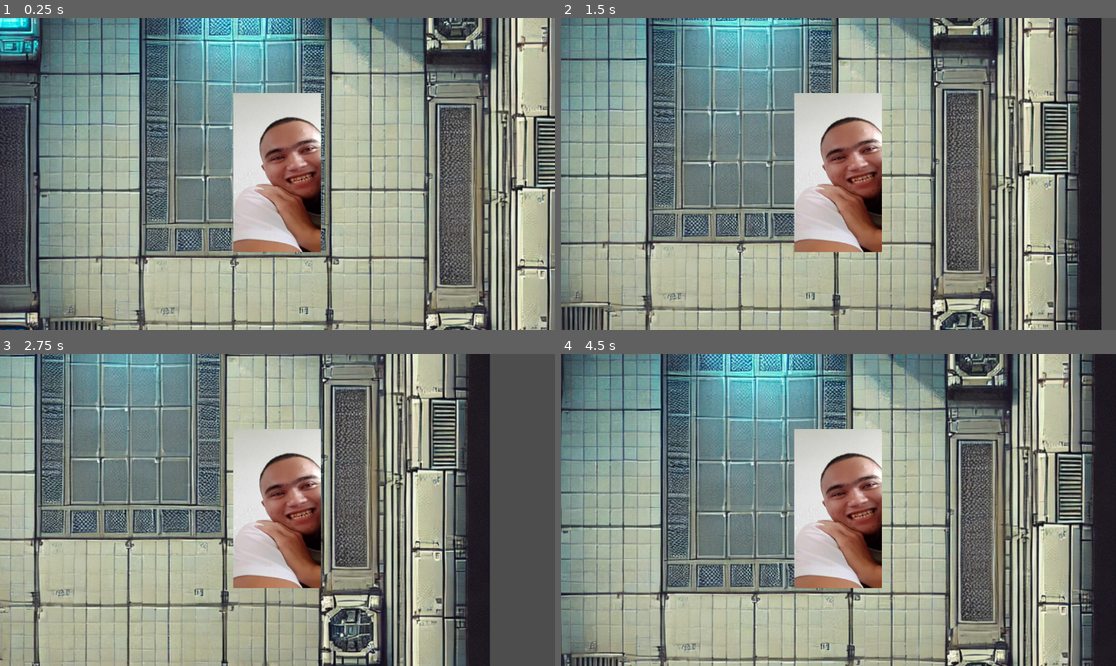
Above: before the commit, frames 1-4 (two rows, left to right).
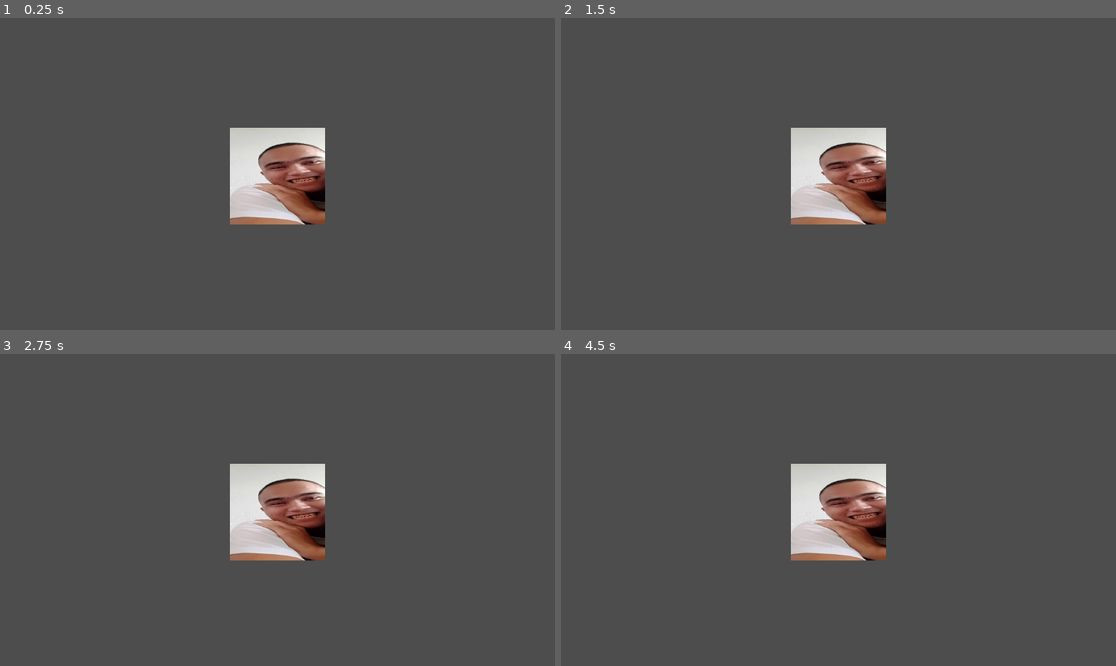
Above: after the commit, the same moments.

Repository: Ruzz-GD/code---conquer
Game: Godot game, scene res://scenes/main_scene/main_scene.tscn
The game is run twice, just before and just after one commit, with the same random seed, the same clock (stepped at 60 frames per second) and the same inputs. Before the commit the project starts from res://main_scene.tscn.
Inputs:
- Up to frame 1 (0.25 s): no input
- Up to frame 2 (1.5 s): tap Enter at 0.5 s; hold D (move_right) 0.53-1.28 s; hold S (move_down) from 1.28 s (still down)
- Up to frame 3 (2.75 s): release S (move_down) at 2.03 s; hold D (move_right) from 2.03 s (still down)
- Up to frame 4 (4.5 s): release D (move_right) at 2.78 s; hold W (move_up) 2.78-3.53 s; hold A (move_left) from 3.53 s (still down)

The runs differ from the first frame. In frame 1, 86% of the frame differs, in the area x 0-100%, y 0-100%; in frame 2, 85%; in frame 3, 75%; in frame 4, 87%.

Commit message:
'update'

Diff:
--- a/assets/maps/map1.tscn
+++ /dev/null
@@ -1,14 +0,0 @@
-[gd_scene load_steps=2 format=3 uid="uid://qhyp61pe2kdt"]
-
-[ext_resource type="Texture2D" uid="uid://cqginopgvrp0i" path="res://assets/maps/map1.webp" id="1_cmen4"]
-
-[node name="Map1" type="Node2D"]
-
-[node name="background" type="Sprite2D" parent="."]
-z_index = -1
-scale = Vector2(1.5, 1.5)
-texture = ExtResource("1_cmen4")
-
-[node name="walls" type="StaticBody2D" parent="."]
-
-[node name="doors" type="Area2D" parent="."]
--- a/main_scene.gd
+++ /dev/null
@@ -1,19 +0,0 @@
-extends Node2D
-
-@onready var current_map = $current_map
-@onready var player = $player
-
-func _ready():
-	load_map("res://assets/maps/map1.tscn", Vector2(100, 100))  # Example spawn position
-
-func load_map(map_path, spawn_position):
-	# Remove old map
-	for child in current_map.get_children():
-		child.queue_free()
-
-	# Load new map
-	var new_map = load(map_path).instantiate()
-	current_map.add_child(new_map)
-
-	# Move player to the correct spawn position
-	player.position = spawn_position
--- a/main_scene.tscn
+++ /dev/null
@@ -1,30 +0,0 @@
-[gd_scene load_steps=5 format=3 uid="uid://bo7eesj5hn1sq"]
-
-[ext_resource type="Script" uid="uid://dhpew8klfs2r5" path="res://main_scene.gd" id="1_gyfs4"]
-[ext_resource type="Script" uid="uid://bxanf1fceh2m7" path="res://scripts/player_pov.gd" id="2_d5x1h"]
-[ext_resource type="Texture2D" uid="uid://b5itxmcydq1xu" path="res://assets/player-sprite/pogi.jpg" id="3_gyfs4"]
-
-[sub_resource type="CapsuleShape2D" id="CapsuleShape2D_mm4u3"]
-radius = 34.0
-height = 74.0
-
-[node name="main_scene" type="Node2D"]
-script = ExtResource("1_gyfs4")
-
-[node name="player" type="CharacterBody2D" parent="."]
-z_index = 1
-script = ExtResource("2_d5x1h")
-
-[node name="Sprite2D" type="Sprite2D" parent="player"]
-position = Vector2(1, 1)
-scale = Vector2(0.188614, 0.160938)
-texture = ExtResource("3_gyfs4")
-
-[node name="CollisionShape2D" type="CollisionShape2D" parent="player"]
-shape = SubResource("CapsuleShape2D_mm4u3")
-
-[node name="Camera2D" type="Camera2D" parent="player"]
-position = Vector2(2, 4)
-
-[node name="current_map" type="Node2D" parent="."]
-position = Vector2(-7, -4)
--- a/project.godot
+++ b/project.godot
@@ -14,6 +14,10 @@
 run/main_scene="uid://bo7eesj5hn1sq"
 config/features=PackedStringArray("4.4", "GL Compatibility")
 config/icon="res://icon.svg"
+
+[autoload]
+
+GameManager="*res://scripts/game_manager.gd"
 
 [input]
 
--- /dev/null
+++ b/scenes/main_scene/main_scene.gd
@@ -0,0 +1,26 @@
+extends Node2D
+
+@onready var current_map = $current_map
+@onready var player_container = $player_container
+
+func _ready():
+	load_player()
+	GameManager.load_map(GameManager.current_map, GameManager.spawn_position)  # Load last saved map
+
+func load_player():
+	if player_container.get_child_count() == 0:
+		var player_scene = load("res://scenes/player/player.tscn")  # Adjust path
+		var player = player_scene.instantiate()
+		player_container.add_child(player)
+		player.position = GameManager.spawn_position  # Spawn player at saved position
+
+func load_map(map_path, spawn_position):
+	for child in current_map.get_children():
+		child.queue_free()  # Remove old map
+
+	var new_map = load(map_path).instantiate()
+	current_map.add_child(new_map)
+
+	var player = player_container.get_child(0)  # Get player from container
+	if player:
+		player.position = spawn_position  # Move player to new spawn position
--- /dev/null
+++ b/scenes/main_scene/main_scene.tscn
@@ -0,0 +1,11 @@
+[gd_scene load_steps=2 format=3 uid="uid://bo7eesj5hn1sq"]
+
+[ext_resource type="Script" uid="uid://dhpew8klfs2r5" path="res://scenes/main_scene/main_scene.gd" id="1_6iw8k"]
+
+[node name="main_scene" type="Node2D"]
+script = ExtResource("1_6iw8k")
+
+[node name="player_container" type="Node2D" parent="."]
+
+[node name="current_map" type="Node2D" parent="."]
+position = Vector2(-7, -4)
--- /dev/null
+++ b/scenes/maps/1_start_map_main_door.gd
@@ -0,0 +1,8 @@
+extends Area2D
+
+@export var target_map: String = "res://scenes/maps/ug-2nd-floor.tscn"
+@export var spawn_position: Vector2 = Vector2(100, 100)
+
+func _on_body_entered(body):
+	if body.is_in_group("player"):
+		GameManager.change_map(target_map, spawn_position)
--- /dev/null
+++ b/scenes/maps/2_nd_floor_main_door.gd
@@ -0,0 +1,8 @@
+extends Area2D
+
+@export var target_map: String = "res://scenes/maps/ug-3rd-floor.tscn"
+@export var spawn_position: Vector2 = Vector2(100, 100)
+
+func _on_body_entered(body):
+	if body.is_in_group("player"):
+		GameManager.change_map(target_map, spawn_position)
--- /dev/null
+++ b/scenes/maps/3_rd_floor_main_door.gd
@@ -0,0 +1,8 @@
+extends Area2D
+
+@export var target_map: String = "res://scenes/maps/ug-4th-floor.tscn"
+@export var spawn_position: Vector2 = Vector2(100, 100)
+
+func _on_body_entered(body):
+	if body.is_in_group("player"):
+		GameManager.change_map(target_map, spawn_position)
--- /dev/null
+++ b/scenes/maps/4_th_floor_main_door.gd
@@ -0,0 +1,8 @@
+extends Area2D
+
+@export var target_map: String = "res://scenes/maps/start-map.tscn"
+@export var spawn_position: Vector2 = Vector2(100, 100)
+
+func _on_body_entered(body):
+	if body.is_in_group("player"):
+		GameManager.change_map(target_map, spawn_position)
--- /dev/null
+++ b/scenes/maps/start-map.tscn
@@ -0,0 +1,38 @@
+[gd_scene load_steps=4 format=3 uid="uid://mcy7a0d8n6vb"]
+
+[ext_resource type="Script" uid="uid://ciyk3axso5flh" path="res://scenes/maps/1_start_map_main_door.gd" id="1_ti2w4"]
+
+[sub_resource type="CapsuleShape2D" id="CapsuleShape2D_ma54v"]
+
+[sub_resource type="CapsuleShape2D" id="CapsuleShape2D_ti2w4"]
+
+[node name="Start-map" type="Node2D"]
+
+[node name="TileMap" type="TileMap" parent="."]
+format = 2
+
+[node name="TileMapLayer-Ground" type="TileMapLayer" parent="TileMap"]
+
+[node name="TileMapLayer-Wall" type="TileMapLayer" parent="TileMap"]
+
+[node name="TileMapLayer-Decorations" type="TileMapLayer" parent="TileMap"]
+
+[node name="start-map-spawn-point" type="Marker2D" parent="."]
+visible = false
+
+[node name="start-map-main-door" type="Area2D" parent="."]
+visible = false
+script = ExtResource("1_ti2w4")
+
+[node name="CollisionShape2D" type="CollisionShape2D" parent="start-map-main-door"]
+shape = SubResource("CapsuleShape2D_ma54v")
+
+[node name="Sprite2D" type="Sprite2D" parent="start-map-main-door"]
+
+[node name="room1" type="Area2D" parent="."]
+visible = false
+
+[node name="CollisionShape2D" type="CollisionShape2D" parent="room1"]
+shape = SubResource("CapsuleShape2D_ti2w4")
+
+[node name="AnimatedSprite2D" type="AnimatedSprite2D" parent="room1"]
--- /dev/null
+++ b/scenes/maps/ug-2nd-floor.tscn
@@ -0,0 +1,38 @@
+[gd_scene load_steps=4 format=3 uid="uid://cu67wjahiwtrg"]
+
+[ext_resource type="Script" uid="uid://dlr66ty0jwtel" path="res://scenes/maps/2_nd_floor_main_door.gd" id="1_dv5vt"]
+
+[sub_resource type="CapsuleShape2D" id="CapsuleShape2D_axh0n"]
+
+[sub_resource type="CapsuleShape2D" id="CapsuleShape2D_dv5vt"]
+
+[node name="Under-ground-2Nd-floor" type="Node2D"]
+
+[node name="TileMap" type="TileMap" parent="."]
+format = 2
+
+[node name="TileMapLayer-Ground" type="TileMapLayer" parent="TileMap"]
+
+[node name="TileMapLayer-Wall" type="TileMapLayer" parent="TileMap"]
+
+[node name="TileMapLayer-Decorations" type="TileMapLayer" parent="TileMap"]
+
+[node name="ug-2nd-floor-spawn-point" type="Marker2D" parent="."]
+visible = false
+
+[node name="2nd-floor-main-door" type="Area2D" parent="."]
+visible = false
+script = ExtResource("1_dv5vt")
+
+[node name="CollisionShape2D" type="CollisionShape2D" parent="2nd-floor-main-door"]
+shape = SubResource("CapsuleShape2D_axh0n")
+
+[node name="Sprite2D" type="Sprite2D" parent="2nd-floor-main-door"]
+
+[node name="room1" type="Area2D" parent="."]
+visible = false
+
+[node name="CollisionShape2D" type="CollisionShape2D" parent="room1"]
+shape = SubResource("CapsuleShape2D_dv5vt")
+
+[node name="AnimatedSprite2D" type="AnimatedSprite2D" parent="room1"]
--- /dev/null
+++ b/scenes/maps/ug-3rd-floor.tscn
@@ -0,0 +1,38 @@
+[gd_scene load_steps=4 format=3 uid="uid://bkarx1vov08fy"]
+
+[ext_resource type="Script" uid="uid://dnwkhhgbq6xjs" path="res://scenes/maps/3_rd_floor_main_door.gd" id="1_ub60i"]
+
+[sub_resource type="CapsuleShape2D" id="CapsuleShape2D_s6pgc"]
+
+[sub_resource type="CapsuleShape2D" id="CapsuleShape2D_ub60i"]
+
+[node name="Under-ground-2Nd-floor" type="Node2D"]
+
+[node name="TileMap" type="TileMap" parent="."]
+format = 2
+
+[node name="TileMapLayer-Ground" type="TileMapLayer" parent="TileMap"]
+
+[node name="TileMapLayer-Wall" type="TileMapLayer" parent="TileMap"]
+
+[node name="TileMapLayer-Decorations" type="TileMapLayer" parent="TileMap"]
+
+[node name="ug-3rd-floor-spawn-point" type="Marker2D" parent="."]
+visible = false
+
+[node name="3rd-floor-main-door" type="Area2D" parent="."]
+visible = false
+script = ExtResource("1_ub60i")
+
+[node name="CollisionShape2D" type="CollisionShape2D" parent="3rd-floor-main-door"]
+shape = SubResource("CapsuleShape2D_s6pgc")
+
+[node name="Sprite2D" type="Sprite2D" parent="3rd-floor-main-door"]
+
+[node name="room1" type="Area2D" parent="."]
+visible = false
+
+[node name="CollisionShape2D" type="CollisionShape2D" parent="room1"]
+shape = SubResource("CapsuleShape2D_ub60i")
+
+[node name="AnimatedSprite2D" type="AnimatedSprite2D" parent="room1"]
--- /dev/null
+++ b/scenes/maps/ug-4th-floor.tscn
@@ -0,0 +1,38 @@
+[gd_scene load_steps=4 format=3 uid="uid://bjanl4oapcpdu"]
+
+[ext_resource type="Script" uid="uid://dmgrysp03y2qr" path="res://scenes/maps/4_th_floor_main_door.gd" id="1_vkug2"]
+
+[sub_resource type="CapsuleShape2D" id="CapsuleShape2D_pafh4"]
+
+[sub_resource type="CapsuleShape2D" id="CapsuleShape2D_vkug2"]
+
+[node name="Under-ground-2Nd-floor" type="Node2D"]
+
+[node name="TileMap" type="TileMap" parent="."]
+format = 2
+
+[node name="TileMapLayer-Ground" type="TileMapLayer" parent="TileMap"]
+
+[node name="TileMapLayer-Wall" type="TileMapLayer" parent="TileMap"]
+
+[node name="TileMapLayer-Decorations" type="TileMapLayer" parent="TileMap"]
+
+[node name="ug-4th-floor-spawn-point" type="Marker2D" parent="."]
+visible = false
+
+[node name="4th-floor-main-door" type="Area2D" parent="."]
+visible = false
+script = ExtResource("1_vkug2")
+
+[node name="CollisionShape2D" type="CollisionShape2D" parent="4th-floor-main-door"]
+shape = SubResource("CapsuleShape2D_pafh4")
+
+[node name="Sprite2D" type="Sprite2D" parent="4th-floor-main-door"]
+
+[node name="room1" type="Area2D" parent="."]
+visible = false
+
+[node name="CollisionShape2D" type="CollisionShape2D" parent="room1"]
+shape = SubResource("CapsuleShape2D_vkug2")
+
+[node name="AnimatedSprite2D" type="AnimatedSprite2D" parent="room1"]
--- /dev/null
+++ b/scenes/player/player.tscn
@@ -0,0 +1,21 @@
+[gd_scene load_steps=4 format=3 uid="uid://blgp6vp8k1l70"]
+
+[ext_resource type="Script" uid="uid://bf2368a7y57er" path="res://scenes/player/player.gd" id="1_8afob"]
+[ext_resource type="Texture2D" uid="uid://b5itxmcydq1xu" path="res://assets/sprites/pogi.jpg" id="2_dovo2"]
+
+[sub_resource type="CapsuleShape2D" id="CapsuleShape2D_dovo2"]
+
+[node name="Player" type="Node2D"]
+
+[node name="CharacterBody2D" type="CharacterBody2D" parent="."]
+script = ExtResource("1_8afob")
+
+[node name="Sprite2D" type="Sprite2D" parent="CharacterBody2D"]
+position = Vector2(0, 5)
+scale = Vector2(0.207208, 0.0981445)
+texture = ExtResource("2_dovo2")
+
+[node name="CollisionShape2D" type="CollisionShape2D" parent="CharacterBody2D"]
+shape = SubResource("CapsuleShape2D_dovo2")
+
+[node name="Camera2D" type="Camera2D" parent="CharacterBody2D"]
--- /dev/null
+++ b/scripts/game_manager.gd
@@ -0,0 +1,14 @@
+extends Node
+
+var current_map = "res://scenes/maps/start-map.tscn"
+var spawn_position = Vector2(100, 100)
+
+func change_map(map_path, spawn_pos):
+	current_map = map_path
+	spawn_position = spawn_pos
+	load_map(map_path, spawn_pos)
+
+func load_map(map_path, spawn_pos):
+	var main_scene = get_tree().get_first_node_in_group("game")  # Find main scene
+	if main_scene:
+		main_scene.load_map(map_path, spawn_pos)  # Tell main_scene to load new map
Binary file removed: assets/maps/map1.webp
Not shown, removed: assets/player-sprite/player.png.import
Renamed: assets/player-sprite/player.png -> assets/sprites/player.png
Not shown, changed: assets/sprites/player.png.import
Renamed: assets/player-sprite/pogi.jpg -> assets/sprites/pogi.jpg
Not shown, changed: assets/sprites/pogi.jpg.import
Renamed: main_scene.gd.uid -> scenes/main_scene/main_scene.gd.uid
Not shown, added: scenes/maps/1_start_map_main_door.gd.uid
Not shown, added: scenes/maps/2_nd_floor_main_door.gd.uid
Not shown, added: scenes/maps/3_rd_floor_main_door.gd.uid
Not shown, added: scenes/maps/4_th_floor_main_door.gd.uid
Renamed: scripts/player_pov.gd -> scenes/player/player.gd
(and 3 more such lines)
